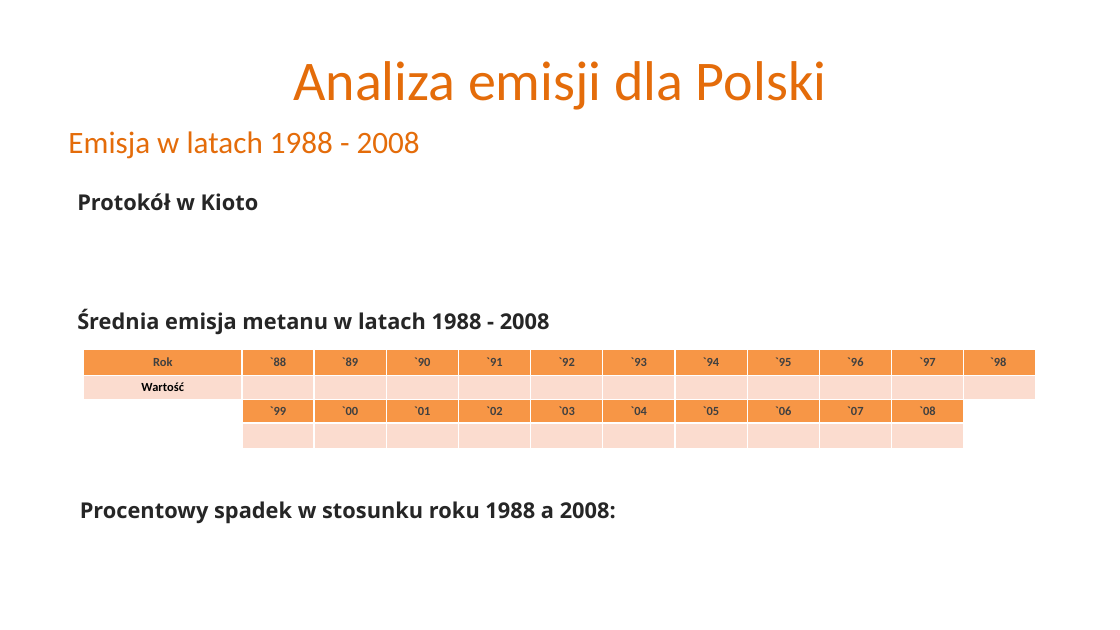
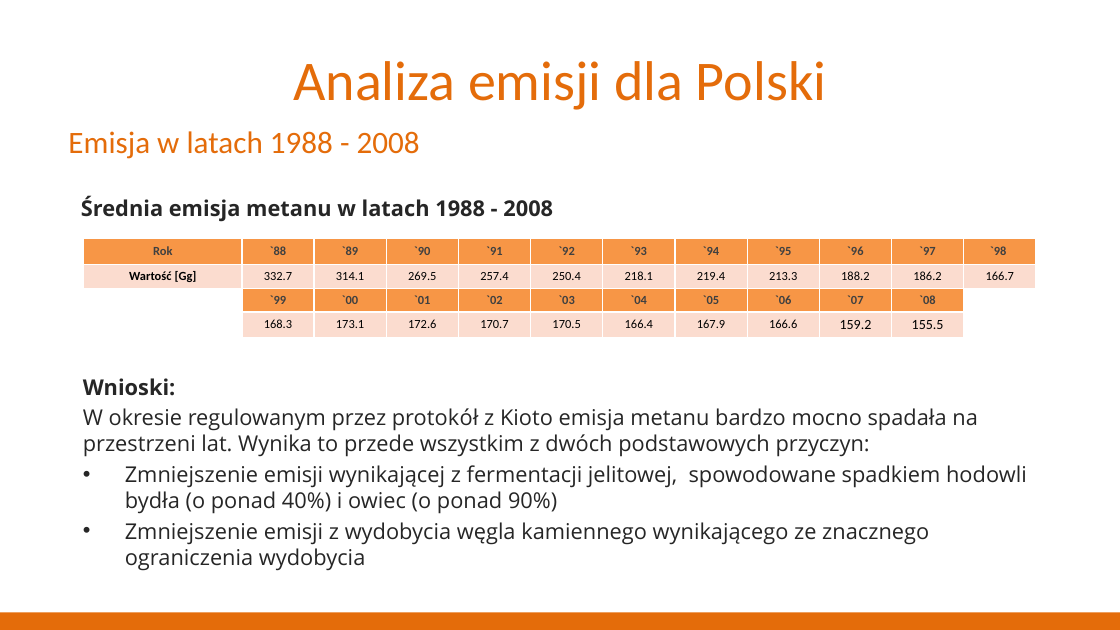
Before and after one commit to Sharkuu/R-project, a slide deck: slide 9 of Prezentacja.pptx (slide 10 before the commit). Drawn at 1120x630 pixels with LibreOffice and Linux fonts; fonts in the diff are those of the drawing; background and template pictures are left out. Boxes give left, top, right and bottom in pixels: in the first picture for what was removed or moved away, otherwise in the second. Text is boxed around its words. In the diff, an @@ line names an element or a change of style, - is before the commit and + after.

```diff
--- a/Prezentacja.pptx
+++ b/Prezentacja.pptx
@@ text "Średnia emisja metanu w latach ..." moved from (x1=77, y1=309, x2=550, y2=335) to (x1=81, y1=196, x2=553, y2=222) @@
@@ text removed at (x1=77, y1=193, x2=259, y2=211) @@
-Protokół w Kioto
@@ table at (x1=84, y1=239, x2=1030, y2=337) @@
-row 2: Wartość |  |  |  |  |  |  |  |  |  |  | 
+row 2: Wartość [Gg] | 332.7 | 314.1 | 269.5 | 257.4 | 250.4 | 218.1 | 219.4 | 213.3 | 188.2 | 186.2 | 166.7
-row 4:  |  |  |  |  |  |  |  |  |  |  | 
+row 4:  | 168.3 | 173.1 | 172.6 | 170.7 | 170.5 | 166.4 | 167.9 | 166.6 | 159.2 | 155.5 | 
@@ table moved from (x1=84, y1=349, x2=1030, y2=448) to (x1=84, y1=239, x2=1030, y2=337) @@
@@ text added at (x1=83, y1=378, x2=1027, y2=571), 14 pt, text #262626 @@
+Wnioski:
+W okresie regulowanym przez protokół z Kioto emisja metanu bardzo mocno spadała na przestrzeni lat. Wynika to przede wszystkim z dwóch podstawowych przyczyn:
+• Zmniejszenie emisji wynikającej z fermentacji jelitowej, spowodowane spadkiem hodowli bydła (o ponad 40%) i owiec (o ponad 90%)
+• Zmniejszenie emisji z wydobycia węgla kamiennego wynikającego ze znacznego ograniczenia wydobycia
@@ text removed at (x1=80, y1=501, x2=616, y2=524) @@
-Procentowy spadek w stosunku roku 1988 a 2008:
@@ rectangle added at (x1=0, y1=613, x2=1120, y2=630), fill #E46C0A @@
```
Also in this commit, not shown: 13 other slides changed, 1 slide added, 2 slides removed.
